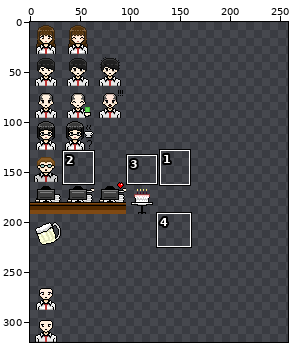
Two versions of one sprite sheet, Assets/ArtRelated/Export/OfficeTime.png. The first picture is a wide view before the edit; the outline marks the close-up.
Close-up. Before the commit:
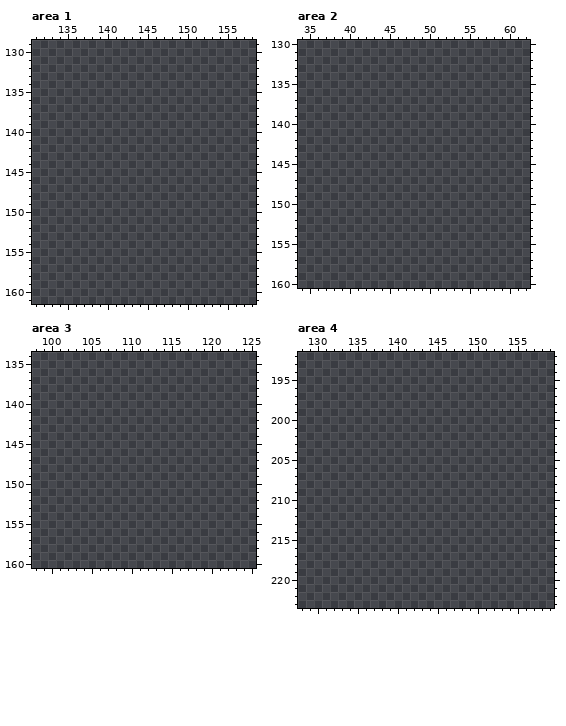
The file is 320x320 pixels. Colours within 5 levels of each other are drawn and written as one. Shown: area 1: x 131..158, y 129..161; area 2: x 34..62, y 130..160; area 3: x 98..125, y 134..160; area 4: x 128..159, y 192..223. The wide view leaves out empty margins. The commit also changed other parts of the picture, which this record leaves out.
After the commit:
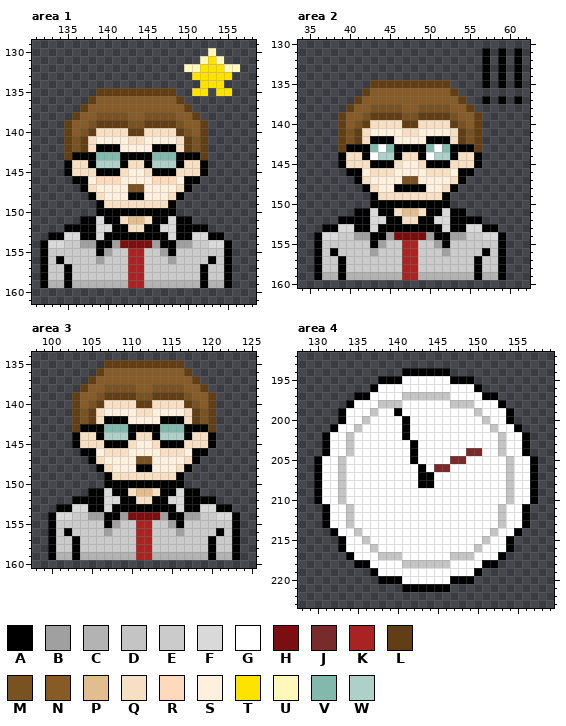
Palette (. is transparent): A #000000  B #a0a0a0  C #b3b3b3  D #c4c4c4  E #cbcbcb  F #d9d9d9  G #ffffff  H #7b0e0e  J #792b2b  K #aa2323  L #613e13  M #795222  N #875b26  P #e2bd90  Q #f6dfc2  R #ffd9bb  S #fff0de  T #ffe300  U #fff7bb  V #83b8ac  W #add0c8
From old to new:
Area 1:
y 130: x 153 . -> U
y 131: x 152..154 ... -> UTU
y 132: x 150..156 ....... -> UUTTTUU
y 133: x 151..155 ..... -> TTTTT
y 134: x 152..154 ... -> TTT
y 135: x 139..148 .......... -> LLLLLLLLLL; x 151..152 .. -> TT; x 154..155 .. -> TT
y 136: x 138..149 ............ -> LNNNNNNNNNNL
y 137: x 137..150 .............. -> LNNNNNNNNNNNNL
y 138: x 136..151 ................ -> LNNMMMMNNMMMMNNL
y 139: x 135..152 .................. -> LNNMLLLLMMLLLLMNNL
y 140: x 135..152 .................. -> LNMLQQQQLLQQQQLMNL
y 141: x 135..152 .................. -> LMLQSSSSQQSSSSQLML
y 142: x 135..152 .................. -> LMLQAAASSSSAAAQLML
y 143: x 135..152 .................. -> LAAAVVVAAAAVVVAAAL
y 144: x 135..152 .................. -> AQQAWWWAQQAWWWAQQA
y 145: x 135..152 .................. -> AQQQAAAQSSQAAAQQQA
y 146: x 136..151 ................ -> AASRRRSSSSRRRSAA
y 147: x 137..150 .............. -> AQSSSSMMSSSSQA
y 148: x 138..149 ............ -> AQSSSAASSSQA
y 149: x 139..148 .......... -> AQQQQQQQQA
y 150: x 139..148 .......... -> AAAAAAAAAA
y 151: x 137..150 .............. -> AAFAAQPPQAAFAA
y 152: x 135..152 .................. -> AAAAFFAAQQAAFFAAAA
y 153: x 133..154 ...................... -> AAFFAAFAAAAAAAAFAAFFAA
y 154: x 132..155 ........................ -> AFFEEBBAABHHHHBAABBEEFFA
y 155: x 132..155 ........................ -> AEEEEEEABEEKKEEBAEEEEEEA
y 156: x 132..155 ........................ -> AEAEEEEBEEEKKEEEBEEEEAEA
y 157..158: x 132..155 ........................ -> AEEAEEEEEEEKKEEEEEEEAEEA
y 159: x 132..155 ........................ -> ACCACCCCCCCKKCCCCCCCACCA
Area 2:
y 131..134: x 57 . -> A; x 59 . -> A; x 61 . -> A
y 135: x 43..52 .......... -> LLLLLLLLLL; x 57 . -> A; x 59 . -> A; x 61 . -> A
y 136: x 42..53 ............ -> LNNNNNNNNNNL
y 137: x 41..54 .............. -> LNNNNNNNNNNNNL; x 57 . -> A; x 59 . -> A; x 61 . -> A
y 138: x 40..55 ................ -> LNNMMMMNNMMMMNNL
y 139: x 39..56 .................. -> LNNMLLLLMMLLLLMNNL
y 140: x 39..56 .................. -> LNMLQQQQLLQQQQLMNL
y 141: x 39..56 .................. -> LMLQSSSSQQSSSSQLML
y 142: x 39..56 .................. -> LMLQAAASSSSAAAQLML
y 143: x 39..56 .................. -> LAAAVGVAAAAVGVAAAL
y 144: x 39..56 .................. -> AQQAGWWAQQAGWWAQQA
y 145: x 39..56 .................. -> AQQQAAAQSSQAAAQQQA
y 146: x 40..55 ................ -> AASQQQSSSSQQQSAA
y 147: x 41..54 .............. -> AQSSSSMMSSSSQA
y 148: x 42..53 ............ -> AQSSAAAASSQA
y 149: x 43..52 .......... -> AQQQQQQQQA
y 150: x 43..52 .......... -> AAAAAAAAAA
y 151: x 41..54 .............. -> AAFAAQPPQAAFAA
y 152: x 39..56 .................. -> AAAAFFAAQQAAFFAAAA
y 153: x 37..58 ...................... -> AAFFAAFAAAAAAAAFAAFFAA
y 154: x 36..59 ........................ -> AFFEEBBAABHHHHBAABBEEFFA
y 155: x 36..59 ........................ -> AEEEEEEABEEKKEEBAEEEEEEA
y 156: x 36..59 ........................ -> AEAEEEEBEEEKKEEEBEEEEAEA
y 157..158: x 36..59 ........................ -> AEEAEEEEEEEKKEEEEEEEAEEA
y 159: x 36..59 ........................ -> ACCACCCCCCCKKCCCCCCCACCA
Area 3:
y 135: x 107..116 .......... -> LLLLLLLLLL
y 136: x 106..117 ............ -> LNNNNNNNNNNL
y 137: x 105..118 .............. -> LNNNNNNNNNNNNL
y 138: x 104..119 ................ -> LNNMMMMNNMMMMNNL
y 139: x 103..120 .................. -> LNNMLLLLMMLLLLMNNL
y 140: x 103..120 .................. -> LNMLQQQQLLQQQQLMNL
y 141: x 103..120 .................. -> LMLQSSSSQQSSSSQLML
y 142: x 103..120 .................. -> LMLQAAASSSSAAAQLML
y 143: x 103..120 .................. -> LAAAVVVAAAAVVVAAAL
y 144: x 103..120 .................. -> AQQAWWWAQQAWWWAQQA
y 145: x 103..120 .................. -> AQQQAAAQSSQAAAQQQA
y 146: x 104..119 ................ -> AASQQQSSSSQQQSAA
y 147: x 105..118 .............. -> AQSSSSMMSSSSQA
y 148: x 106..117 ............ -> AQSSSAASSSQA
y 149: x 107..116 .......... -> AQQQQQQQQA
y 150: x 107..116 .......... -> AAAAAAAAAA
y 151: x 105..118 .............. -> AAFAAQPPQAAFAA
y 152: x 103..120 .................. -> AAAAFFAAQQAAFFAAAA
y 153: x 101..122 ...................... -> AAFFAAFAAAAAAAAFAAFFAA
y 154: x 100..123 ........................ -> AFFEEBBAABHHHHBAABBEEFFA
y 155: x 100..123 ........................ -> AEEEEEEABEEKKEEBAEEEEEEA
y 156: x 100..123 ........................ -> AEAEEEEBEEEKKEEEBEEEEAEA
y 157..158: x 100..123 ........................ -> AEEAEEEEEEEKKEEEEEEEAEEA
y 159: x 100..123 ........................ -> ACCACCCCCCCKKCCCCCCCACCA
Area 4:
y 194: x 141..146 ...... -> AAAAAA
y 195: x 138..149 ............ -> AAAGGGGGGAAA
y 196: x 137..150 .............. -> AGGGGGGGGGGGGA
y 197: x 135..152 .................. -> AAGGGGDDDDDDGGGGAA
y 198: x 134..153 .................... -> AGGGDDDGGGGGGDDDGGGA
y 199: x 133..154 ...................... -> AGGGDGGAGGGGGGGGGDGGGA
y 200: x 133..154 ...................... -> AGGDGGGGAGGGGGGGGGDGGA
y 201: x 132..155 ........................ -> AGGDGGGGGAGGGGGGGGGGDGGA
y 202: x 131..156 .......................... -> AGGDGGGGGGAGGGGGGGGGGGDGGA
y 203: x 131..156 .......................... -> AGGDGGGGGGGAGGGGGGGGGGDGGA
y 204: x 131..156 .......................... -> AGGDGGGGGGGAGGGGGGJJGGDGGA
y 205: x 130..157 ............................ -> AGGDGGGGGGGGAGGGGJJGGGGGDGGA
y 206: x 130..157 ............................ -> AGGDGGGGGGGGGAGJJGGGGGGGDGGA
y 207..208: x 130..157 ............................ -> AGGDGGGGGGGGGAAGGGGGGGGGDGGA
y 209..210: x 130..157 ............................ -> AGGDGGGGGGGGGGGGGGGGGGGGDGGA
y 211..213: x 131..156 .......................... -> AGGDGGGGGGGGGGGGGGGGGGDGGA
y 214: x 132..155 ........................ -> AGGDGGGGGGGGGGGGGGGGDGGA
y 215: x 133..154 ...................... -> AGGDGGGGGGGGGGGGGGDGGA
y 216: x 133..154 ...................... -> AGGGDGGGGGGGGGGGGDGGGA
y 217: x 134..153 .................... -> AGGGDDDGGGGGGDDDGGGA
y 218: x 135..152 .................. -> AAGGGGDDDDDDGGGGAA
y 219: x 137..150 .............. -> AGGGGGGGGGGGGA
y 220: x 138..149 ............ -> AAAGGGGGGAAA
y 221: x 141..146 ...... -> AAAAAA
Where, in picture pixels (left, top, right, bottom), the same in both close-ups:
added: (40, 48, 240, 288)
added: (314, 48, 522, 280)
added: (48, 360, 240, 560)
added: (314, 368, 538, 592)
